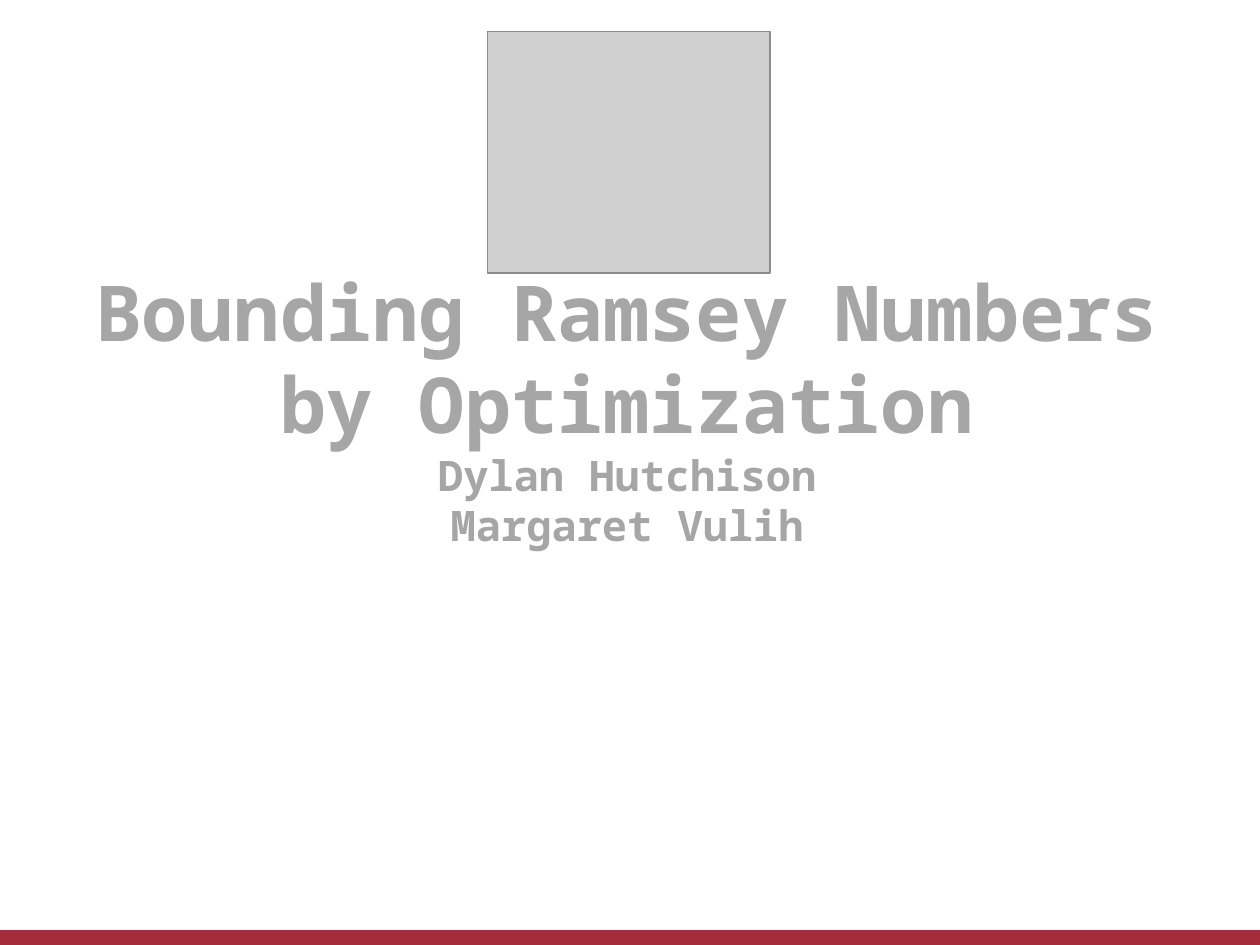
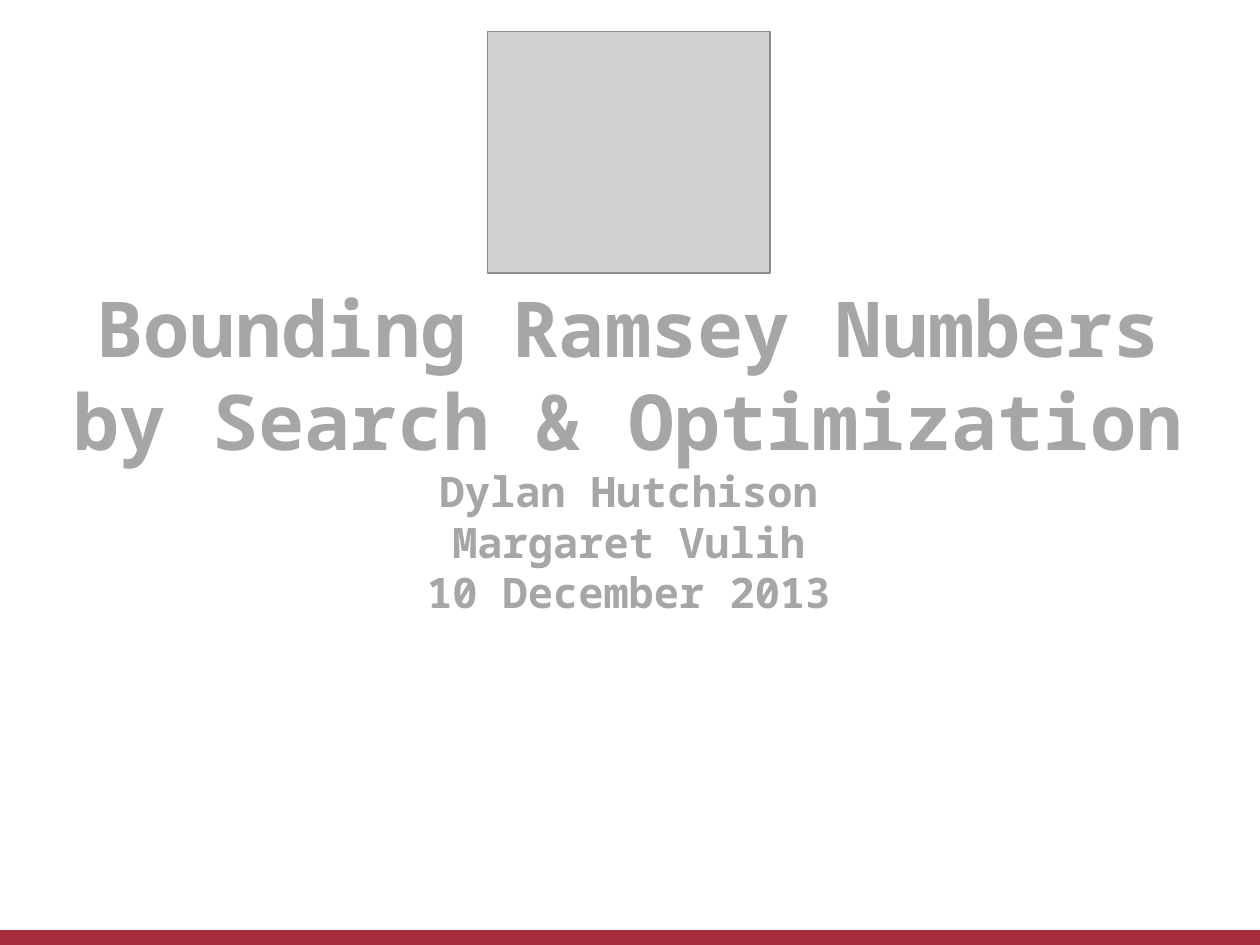
Before and after one commit to dhutchis/RamSearch, a slide deck: slide 1 of RamSearch.pptx. Drawn at 1260x945 pixels with LibreOffice and Linux fonts; fonts in the diff are those of the drawing; grey boxes stand for pictures. Boxes give left, top, right and bottom in pixels: in the first picture for what was removed or moved away, otherwise in the second. Text is boxed around its words. In the diff, an @@ line names an element or a change of style, - is before the commit and + after.

```diff
--- a/RamSearch.pptx
+++ b/RamSearch.pptx
@@ text "Bounding Ramsey Numbers by Search ..." moved from (x1=95, y1=269, x2=1157, y2=551) to (x1=74, y1=297, x2=1182, y2=608) @@
@@ text at (x1=74, y1=297, x2=1182, y2=469): text changed @@
-Bounding Ramsey Numbers
-by Optimization
+Bounding Ramsey Numbers
+by Search & Optimization
@@ text at (x1=427, y1=576, x2=831, y2=608): paragraph added @@
+10 December 2013
```
Also in this commit, not shown: 3 other slides changed, 1 slide added, 2 slides removed, 1 other file.
